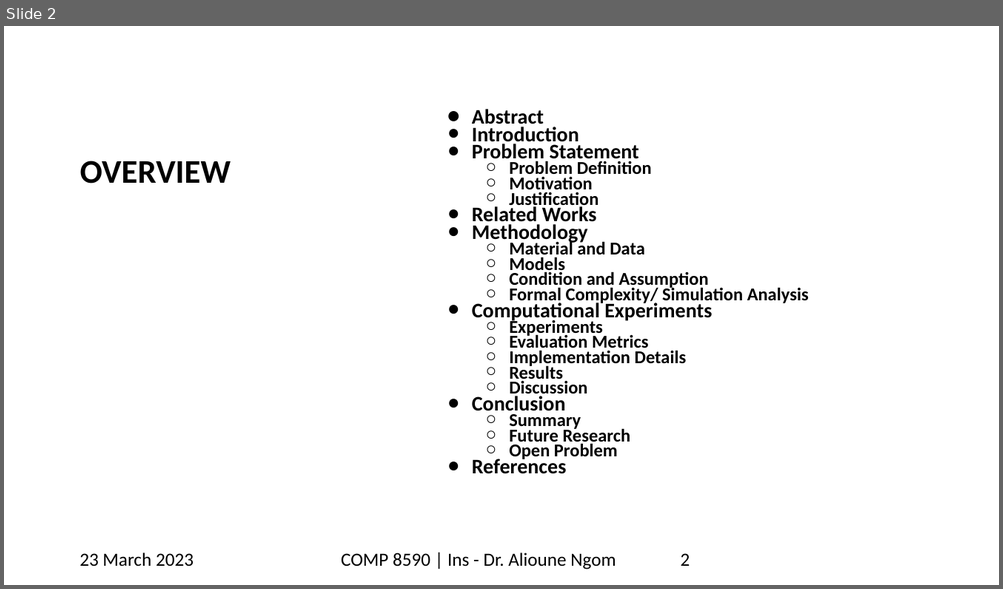
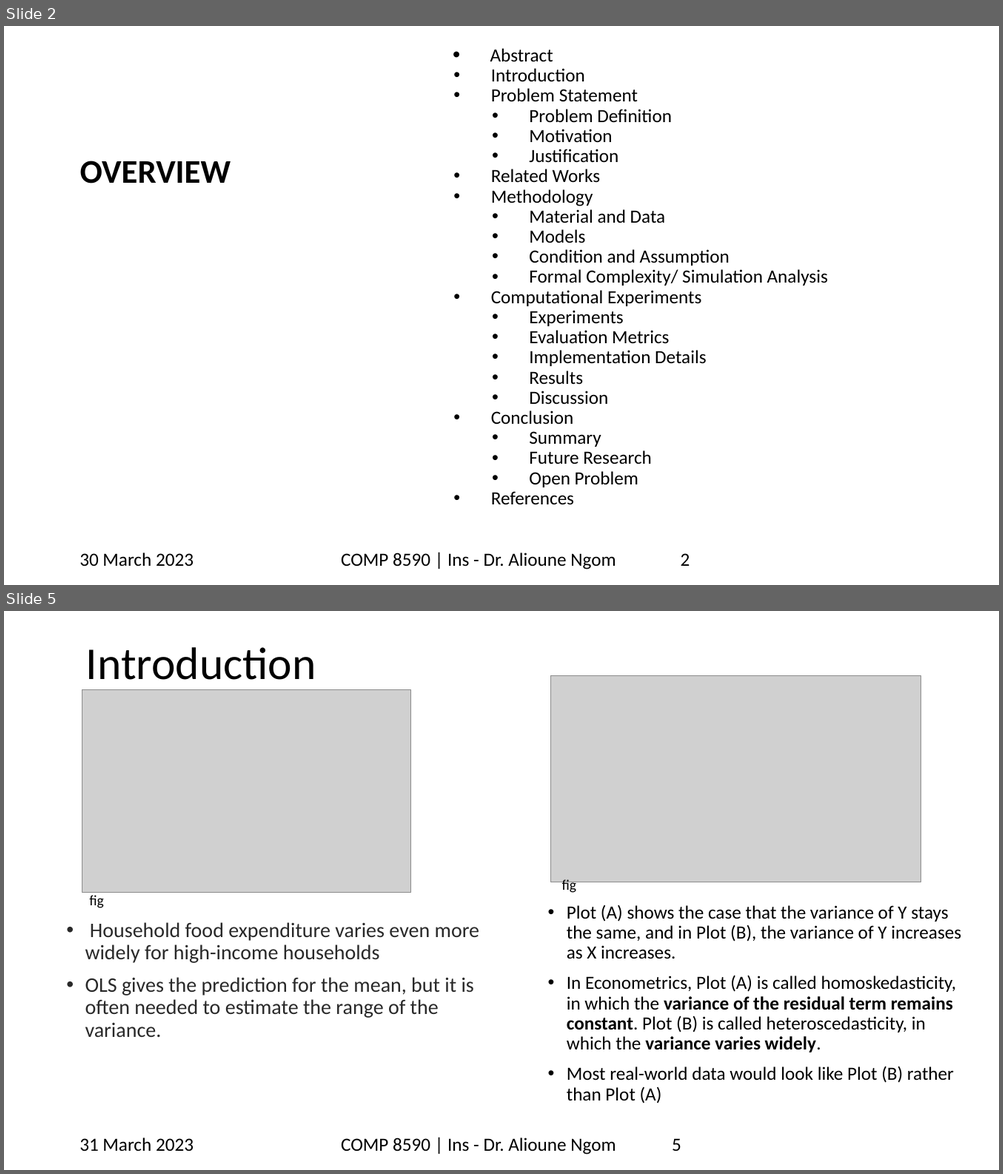
Before and after one commit to mayankkom-dev/stats_final_proj, a slide deck: uwindsortemp_yellowstripe_widescreen (1).pptx. Shown one above the other, each under a label of ours: slide 2 before the commit, slides 2 and 5 after it; the slides between them are not shown. The pictures are 1003x589 and 1003x1174 pixels, drawn with LibreOffice and Linux fonts; fonts in the diff are those of the drawing; grey boxes stand for pictures; background and template pictures are left out. Boxes give left, top, right and bottom in pixels: in the first picture for what was removed or moved away, otherwise in the second. Text is boxed around its words. In the diff, an @@ line names an element or a change of style, - is before the commit and + after.

```diff
--- a/uwindsortemp_yellowstripe_widescreen (1).pptx
+++ b/uwindsortemp_yellowstripe_widescreen (1).pptx
@@ slide 5 added at box(4, 611, 999, 1170), background #FFFFFF @@
@@ title added at box(86, 647, 316, 690), 44 pt, text #000000 @@
+Introduction
@@ picture added at box(551, 676, 921, 883) @@
@@ picture added at box(82, 689, 410, 892) @@
@@ text added at box(89, 895, 104, 908), 14 pt, text #000000 @@
+fig
@@ text added at box(562, 880, 577, 894), 14 pt, text #000000 @@
+fig
@@ text added at box(566, 905, 961, 1104), 18 pt, text #000000 @@
+• Plot (A) shows the case that the variance of Y stays the same, and in Plot (B), the variance of Y increases as X increases.
+• In Econometrics, Plot (A) is called homoskedasticity, in which the variance of the residual term remains constant. Plot (B) is called heteroscedasticity, in which the variance varies widely.
+• Most real-world data would look like Plot (B) rather than Plot (A)
@@ text added at box(85, 923, 479, 1037), 20 pt, text #292929 @@
+• Household food expenditure varies even more widely for high-income households
+• OLS gives the prediction for the mean, but it is often needed to estimate the range of the variance.
@@ text added at box(79, 1138, 193, 1151), 18 pt, text #000000 @@
+31 March 2023
@@ text added at box(341, 1138, 615, 1155), 18 pt, text #000000 @@
+COMP 8590 | Ins - Dr. Alioune Ngom
@@ page number added at box(671, 1139, 681, 1151), 18 pt, text #000000 @@
+5
@@ slide 2 changed as well @@
@@ text "Abstract": place and size @@
-text "Abstract" at box(472, 109, 808, 474)
+text "Abstract" at box(490, 48, 828, 506)
@@ text "Abstract" at box(490, 48, 828, 506): size 20 to 18 pt in "Abstract", "Introduction", "Problem Statement", "Related Works" and 4 more places; bold off; size 17.5 to 18 pt in "Problem Definition", "Motivation", "Justification", "Material and Data" and 11 more places; bullet ● to •; line spacing 0.7 to 0.9; bullet ○ to • @@
@@ text at box(79, 553, 193, 566): text changed @@
-23 March 2023
+30 March 2023
```
Also in this commit, not shown: 29 other slides changed, 5 other slides added, 2 slides removed.
